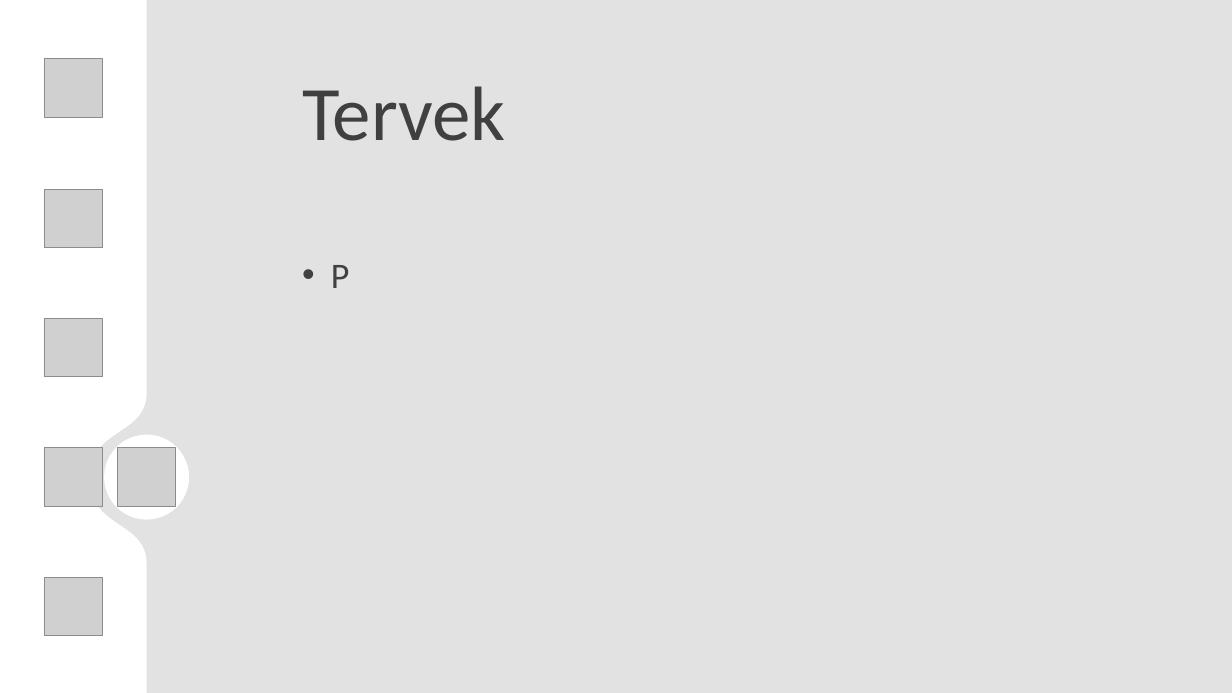
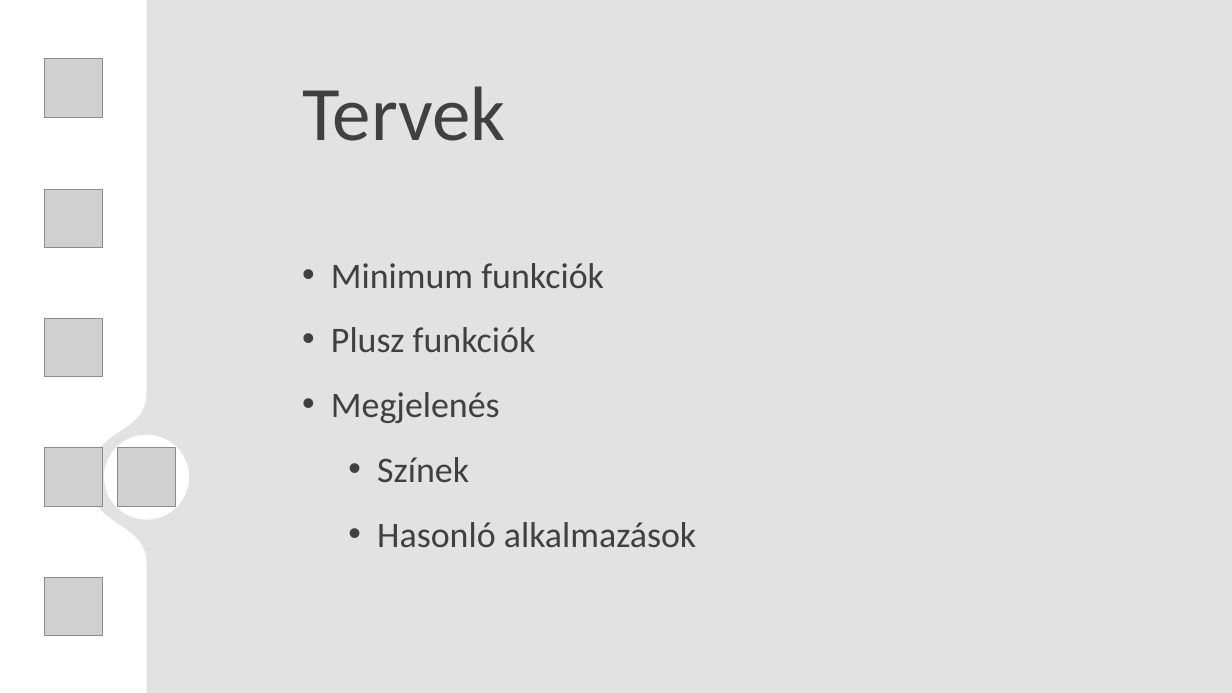
Before and after one commit to egri-richard/TurboNote, a slide deck: slide 18 of TNote_presentation.pptx. Drawn at 1232x693 pixels with LibreOffice and Linux fonts; fonts in the diff are those of the drawing; grey boxes stand for pictures; background and template pictures are left out. Boxes give left, top, right and bottom in pixels: in the first picture for what was removed or moved away, otherwise in the second. Text is boxed around its words. In the diff, an @@ line names an element or a change of style, - is before the commit and + after.

```diff
--- a/TNote_presentation.pptx
+++ b/TNote_presentation.pptx
@@ text at (331, 263, 696, 548): text changed @@
-• P
+• Minimum funkciók
+• Plusz funkciók
+• Megjelenés
+  • Színek
+  • Hasonló alkalmazások
```
Also in this commit, not shown: 2 other slides changed.
